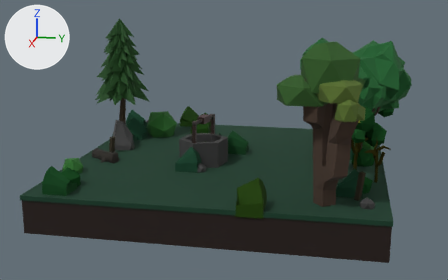
The Blender file Visual Project FIles/ROOMS/smfm room 10 redo.blend, before and after one commit.
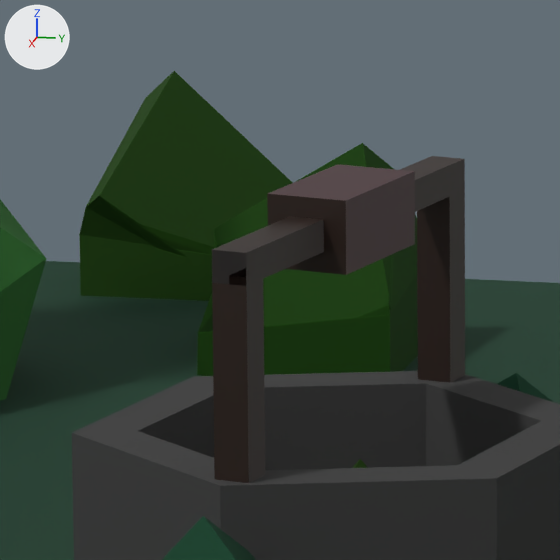
Each version appears first whole from a camera (50 mm lens) standing at (13.93, 2.61, 5.2) and looking at (0.2, -0.13, 1.77), and next in a close-up on the part from 39% to 50% of the width and 35% to 54% of the height. Every picture has the same lights, and +X, +Y and +Z are marked at upper left.
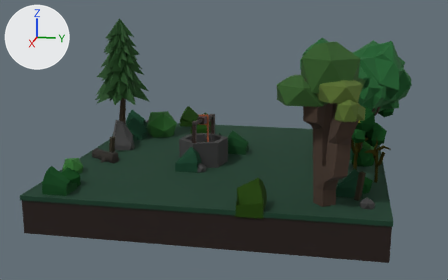
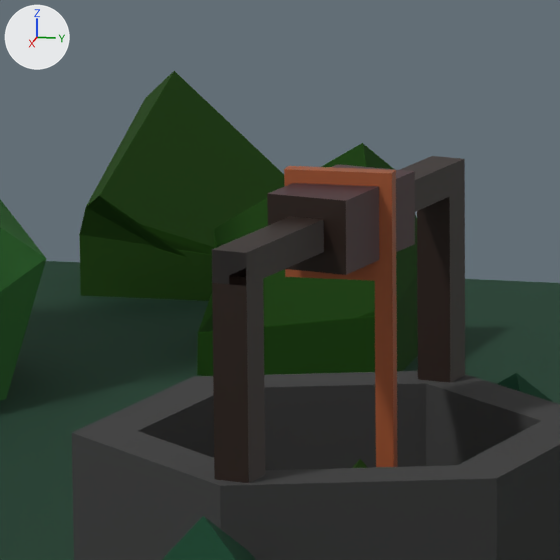
Location of each change, [x1, y1, x2, y2] in pixels of the close-ups (560 x 560 px):
'rope cirlce', shown (brown)
    after: [284, 166, 397, 467]

The change in detail:
Object 'rope cirlce' (ob_rope_cirlce) is now shown.
